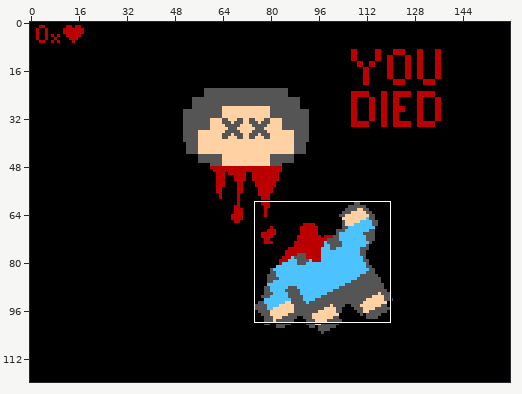
Sprite sheet: res/dead.png. Above, an overview of the earlier version with the close-up marked.
Close-up. Old version:
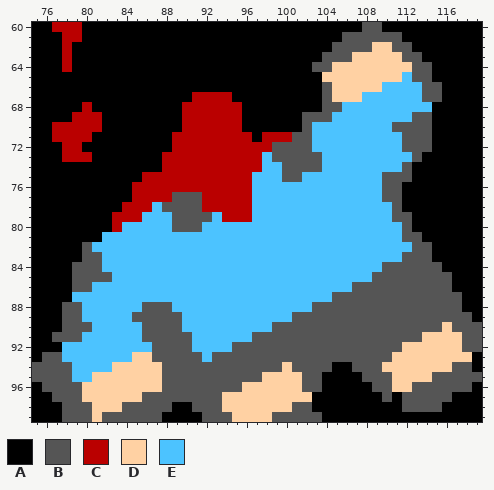
The file is 160x120 pixels. Shown: x 75..119, y 60..99.
Palette (. is transparent): A #000000  B #555555  C #ba0000  D #ffd1a3  E #4cc3ff
The same view after the edit:
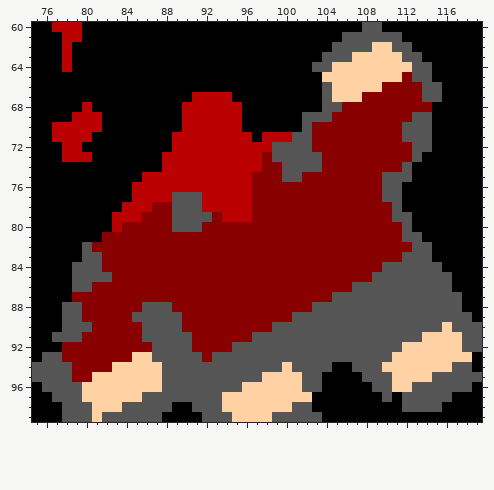
From old to new:
{"colour":"E","old":"#4cc3ff","new":"#890000"}
{"y":70,"x":111,"old":"B","new":"E"}
{"y":72,"x":112,"old":"B","new":"E"}
{"y":78,"x":88,"old":"B","new":"E"}
{"label":"changed","picture_box":[62,72,432,382]}
